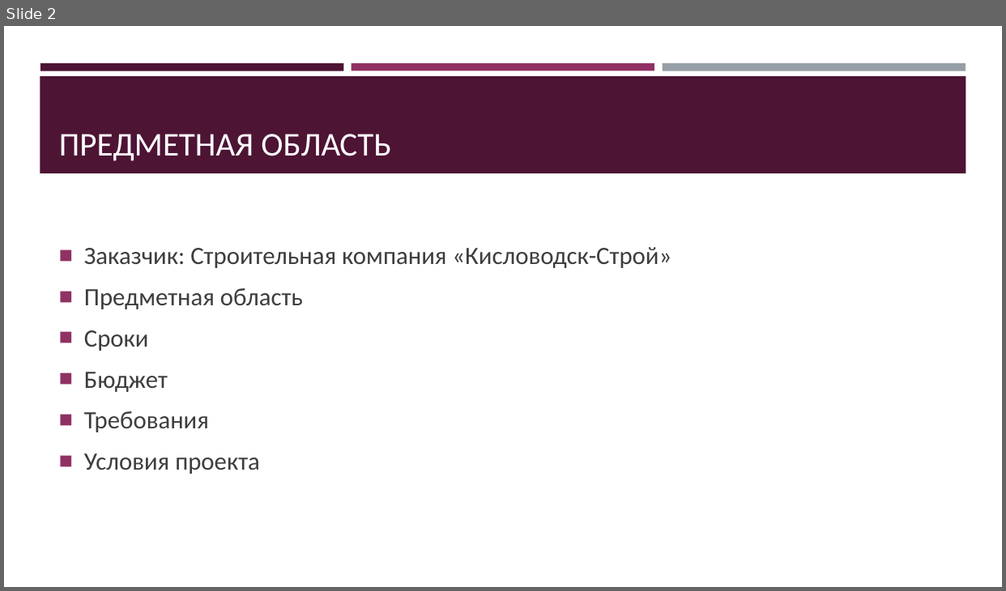
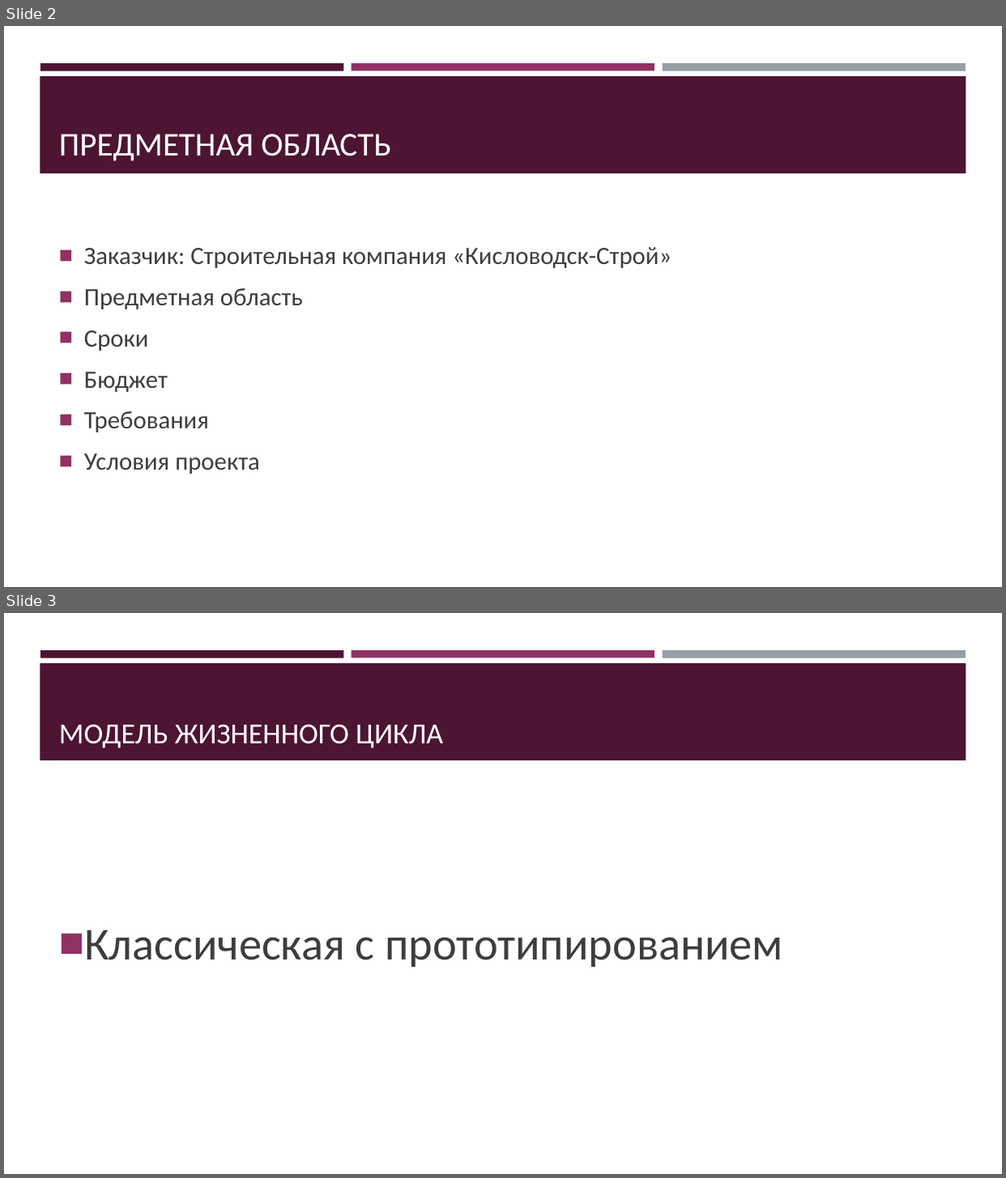
Before and after one commit to jecsonM/MDKmyWORKasAstudent, a slide deck: Сайт для компании «Кисловодск-строй».pptx. Shown one above the other, each under a label of ours: slide 2 before the commit, slides 2 and 3 after it. The pictures are 1006x591 and 1006x1178 pixels, drawn with LibreOffice and Linux fonts; fonts in the diff are those of the drawing. Boxes give left, top, right and bottom in pixels: in the first picture for what was removed or moved away, otherwise in the second. Text is boxed around its words. In the diff, an @@ line names an element or a change of style, - is before the commit and + after.

```diff
--- a/Сайт для компании «Кисловодск-строй».pptx
+++ b/Сайт для компании «Кисловодск-строй».pptx
@@ slide 3 added at [4, 613, 1002, 1174], background #FFFFFF; not listed: 4 template elements that a slide beside it also shows @@
@@ title added at [59, 724, 443, 748], 28 pt, text #FFFFFF @@
+МОДЕЛЬ ЖИЗНЕННОГО ЦИКЛА
@@ text added at [84, 930, 783, 967], 44 pt, text #3D3D3D @@
+■ Классическая с прототипированием
```
Also in this commit, not shown: 4 other slides added, 8 other files.
